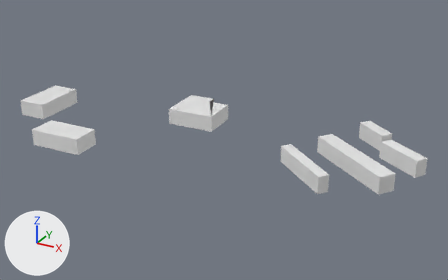
Two versions of the glTF model output/glb/tile_177.glb, one commit apart.
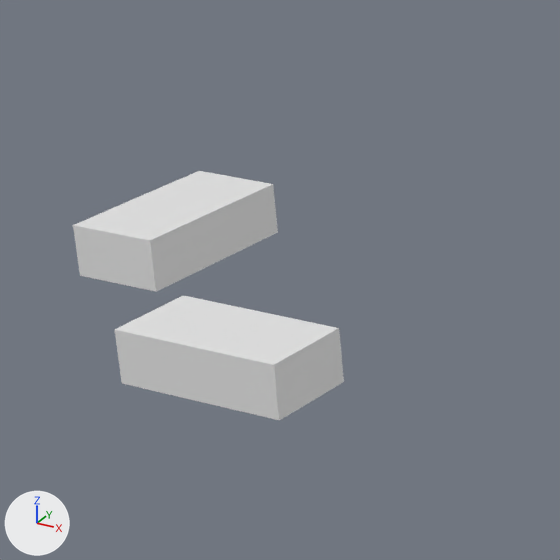
Old and new are each drawn whole from a camera (50 mm lens) standing at (176.4, -329.2, 151.7) and looking at (8.7, -24.3, -0.8) and again close up on the part from 0% to 35% of the width and 13% to 69% of the height. Every picture has the same lights, and +X, +Y and +Z are marked at lower left. The first two pictures are the older version.
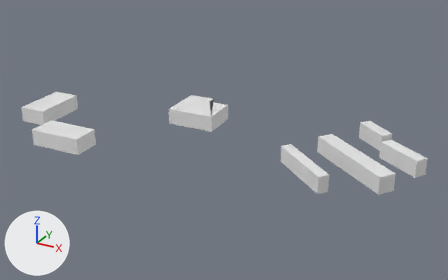
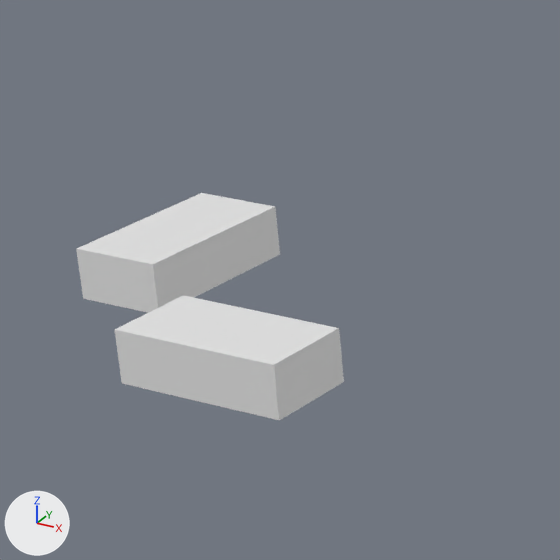
Pixel boxes (x1, y1, x2, y2) of what changed, in the close-ups (560 x 560 px; the box of a moved part takes in the faces that stretch with it):
'Mesh_0', reshaped (9% shorter)
    before: (73, 171, 344, 420)
    after: (76, 193, 344, 420)
part 1 of me_mesh_0, moved or reshaped
    before: (73, 171, 278, 292)
    after: (76, 193, 280, 313)

Diff of the bpy script that builds the scene:
```diff
--- a/output/glb/tile_177.glb.py
+++ b/output/glb/tile_177.glb.py
@@ me_mesh_0 @@
 # used by ob_mesh_0; location = (0.0, 0.0, 0.0)
-me_mesh_0.from_pydata(...)  # 60 vertices, 76 faces; spans x -131.0..126.0, y -80.0..23.0, z -4.0..10.0
+me_mesh_0.from_pydata(...)  # 60 vertices, 76 faces; spans x -131.0..126.0, y -80.0..23.0, z -5.0..10.0
+# me_mesh_0 part 1: the loose piece of 8 vertices spanning x -131.0..-111.0, y -54.0..-18.0, z 0.0..10.0 is moved by (0.0, 0.0, -5.0)
```
